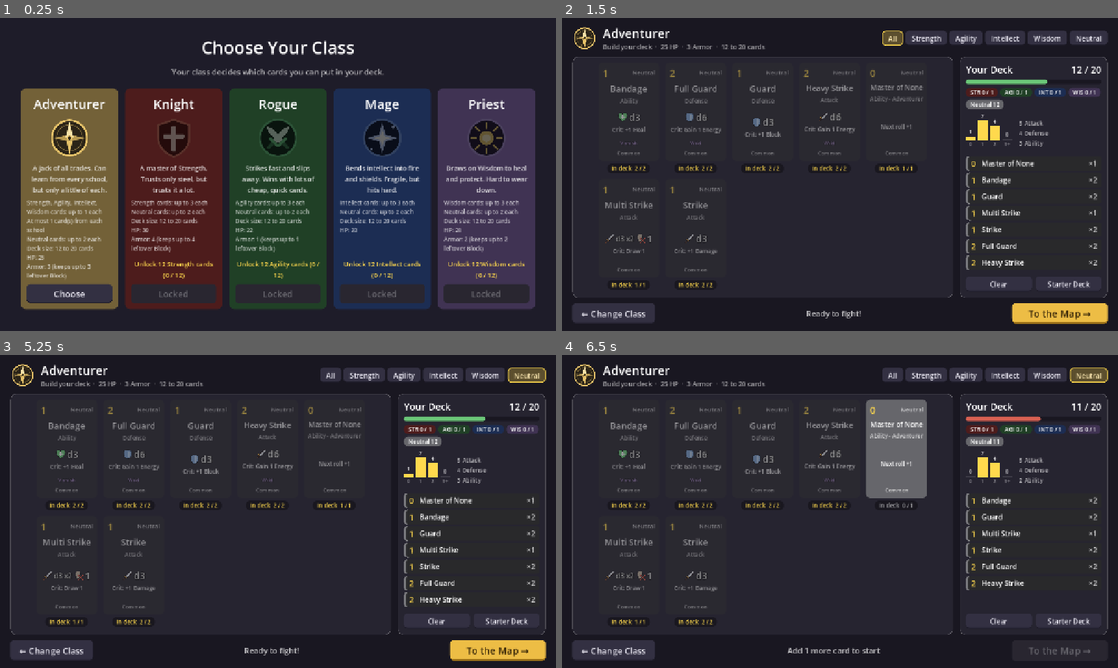
Above: before the commit, frames 1-4 (two rows, left to right).
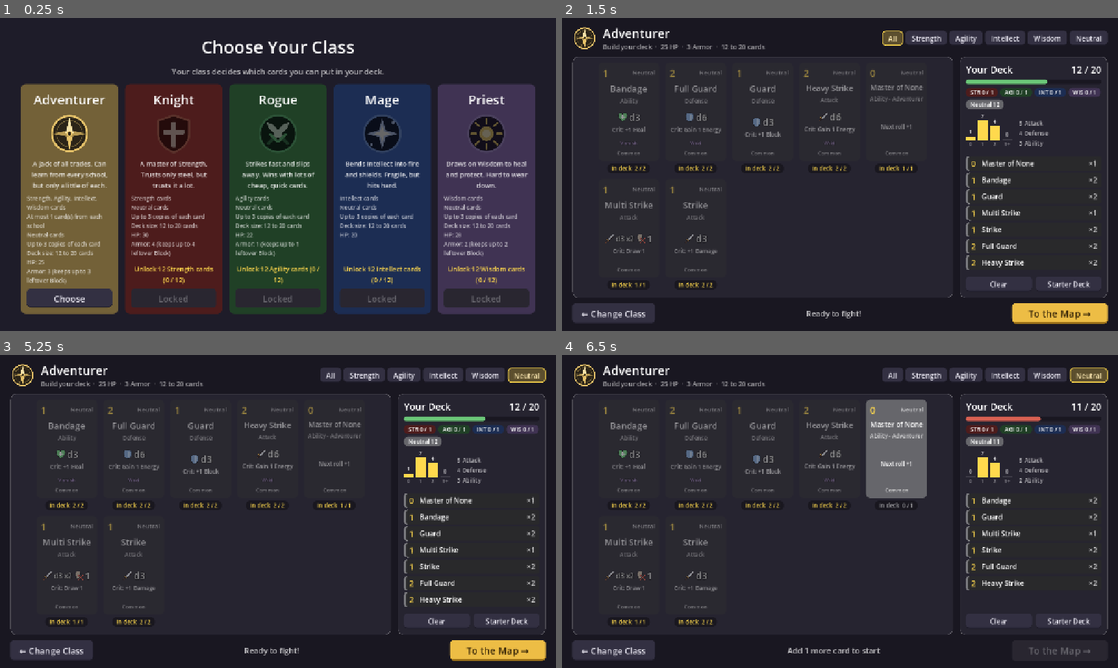
Above: after the commit, the same moments.

Repository: DustyOBrien/card-game
Game: Godot game, scene res://scenes/character_select.tscn
The game is run twice, just before and just after one commit, with the same random seed, the same clock (stepped at 60 frames per second) and the same inputs.
Inputs (mouse positions are in pixels of both pictures, inside the frame that each line leads up to):
- Up to frame 1 (0.25 s): no input
- Up to frame 2 (1.5 s): click "Choose" at 0.5 s; click "All" at 1.25 s
- Up to frame 3 (5.25 s): click "Strength" at 2 s; click "Agility" at 2.75 s; click "Intellect" at 3.5 s; click "Wisdom" at 4.25 s; click "Neutral" at 5 s
- Up to frame 4 (6.5 s): click (1034, 502) at 5.77 s

The runs differ from the first frame. In frame 1, 19% of the frame differs, in the area x 3-97%, y 7-95%; in frame 2, less than 0.1%; in frame 3, less than 0.1%; in frame 4, less than 0.1%.

Commit message:
Every class can use up to 3 copies of any card
Copies per card is no longer a class setting (max_copies and
max_copies_neutral are gone). Classes only differ in which cards they
may use and in extra rules like the Adventurer's 1 card per school.

Co-Authored-By: Claude Opus 5.5 (1M context) <noreply@anthropic.com>
Claude-Session: https://claude.ai/code/session_01CUVK6GvsHNmAo5aDb8Qykf

Diff:
--- a/classes/adventurer.tres
+++ b/classes/adventurer.tres
@@ -13,5 +13,4 @@
 max_hp = 25
 armor = 3
 starts_unlocked = true
-max_copies = 1
 max_cards_per_school = 1
--- a/classes/knight.tres
+++ b/classes/knight.tres
@@ -14,4 +14,3 @@
 armor = 4
 unlock_school = 1
 allowed_schools = 1
-max_copies = 3
--- a/classes/mage.tres
+++ b/classes/mage.tres
@@ -13,4 +13,3 @@
 max_hp = 20
 unlock_school = 4
 allowed_schools = 4
-max_copies = 3
--- a/classes/priest.tres
+++ b/classes/priest.tres
@@ -14,4 +14,3 @@
 armor = 2
 unlock_school = 8
 allowed_schools = 8
-max_copies = 3
--- a/classes/rogue.tres
+++ b/classes/rogue.tres
@@ -14,4 +14,3 @@
 armor = 1
 unlock_school = 2
 allowed_schools = 2
-max_copies = 3
--- a/scripts/character_class.gd
+++ b/scripts/character_class.gd
@@ -34,8 +34,8 @@
 # Which schools' cards this class may put in its deck. Same checkboxes as on cards.
 @export_flags("Strength", "Agility", "Intellect", "Wisdom") var allowed_schools: int = 15  # 15 = all four.
 @export var allow_neutral: bool = true  # Can it use cards with no school?
-@export var max_copies: int = 2  # Most copies of each card that HAS a school.
-@export var max_copies_neutral: int = 2  # Most copies of each neutral card.
+# Every class can use up to 3 copies of a card (GameState.MAX_COPIES), so
+# that isn't a class setting. Classes differ in WHICH cards they may use.
 # Most cards from any ONE school in the deck (all its cards added up). 0 = no limit.
 @export var max_cards_per_school: int = 0
 @export var min_deck_size: int = 12  # Can't start a battle with fewer cards.
@@ -48,12 +48,12 @@
 	if card.is_class_card() and not card.class_only.has(display_name):
 		return 0
 	if card.is_neutral():
-		return max_copies_neutral if allow_neutral else 0
+		return GameState.MAX_COPIES if allow_neutral else 0
 	# A card with several schools is allowed if ANY of them is allowed.
 	# `&` keeps the schools the card and the class have in common.
 	if (card.schools & allowed_schools) == 0:
 		return 0
-	return max_copies
+	return GameState.MAX_COPIES
 
 
 func can_use(card: CardData) -> bool:
@@ -122,11 +122,12 @@
 	if school_names.is_empty():
 		lines.append("No school cards")
 	else:
-		lines.append("%s cards: up to %d each" % [", ".join(school_names), max_copies])
+		lines.append("%s cards" % ", ".join(school_names))
 	if max_cards_per_school > 0:
 		lines.append("At most %d card(s) from each school" % max_cards_per_school)
 	if allow_neutral:
-		lines.append("Neutral cards: up to %d each" % max_copies_neutral)
+		lines.append("Neutral cards")
+	lines.append("Up to %d copies of each card" % GameState.MAX_COPIES)
 	lines.append("Deck size: %d to %d cards" % [min_deck_size, max_deck_size])
 	lines.append("HP: %d" % max_hp)
 	if armor > 0:
Not shown, changed: README.md
